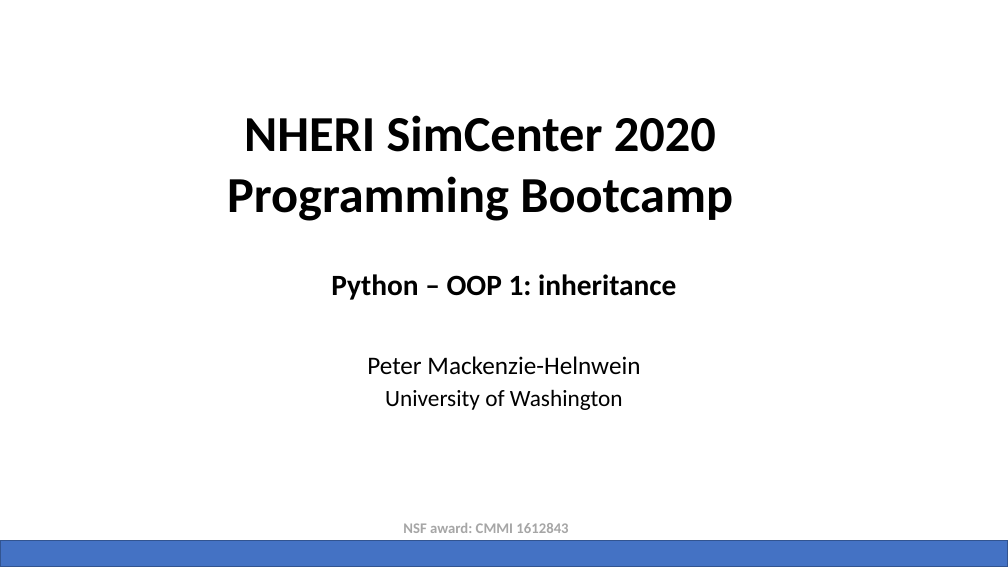
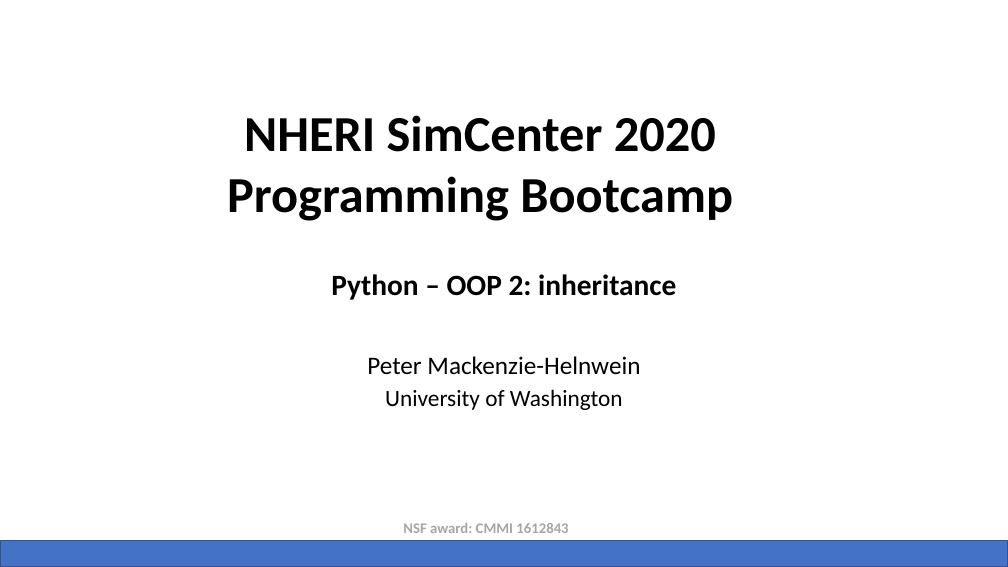
Before and after one commit to NHERI-SimCenter/SimCenterBootcamp2020, a slide deck: slide 27 of presentations/SimCenter Bootcamp Python.pptx (slide 17 before the commit). Drawn at 1008x567 pixels with LibreOffice and Linux fonts; fonts in the diff are those of the drawing; background and template pictures are left out. Boxes give left, top, right and bottom in pixels: in the first picture for what was removed or moved away, otherwise in the second. Text is boxed around its words. In the diff, an @@ line names an element or a change of style, - is before the commit and + after.

```diff
--- a/presentations/SimCenter Bootcamp Python.pptx
+++ b/presentations/SimCenter Bootcamp Python.pptx
@@ subtitle at (x1=331, y1=274, x2=676, y2=300): text changed @@
-Python – OOP 1: inheritance
+Python – OOP 2: inheritance
```
Also in this commit, not shown: 14 other slides changed, 9 slides added, 11 other files.
